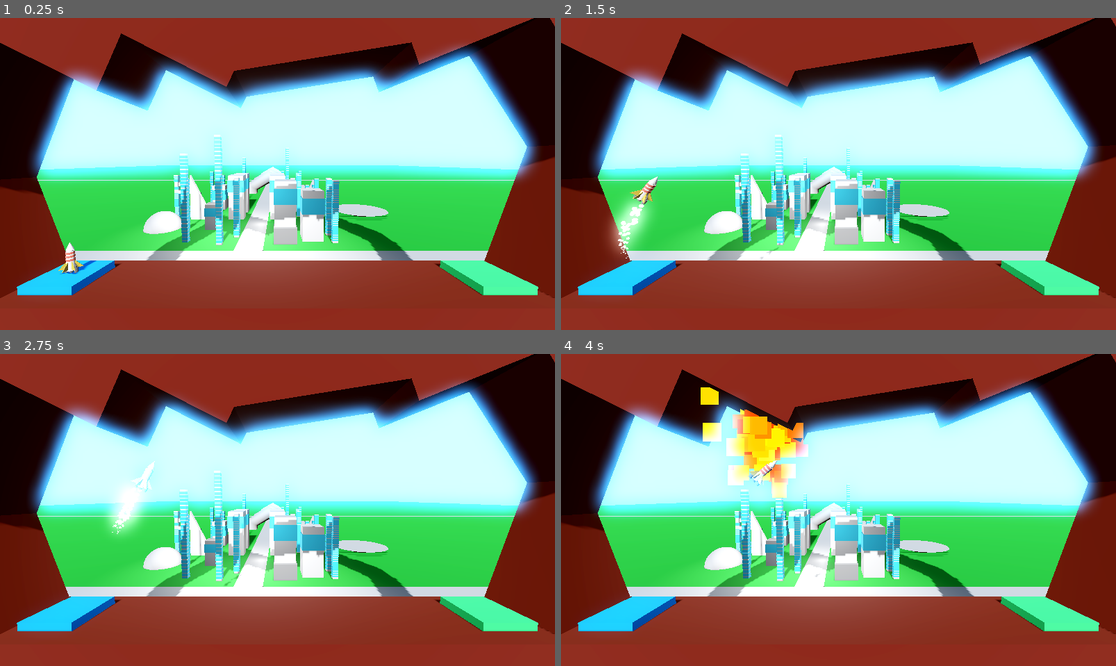
Above: before the commit, frames 1-4 (two rows, left to right).
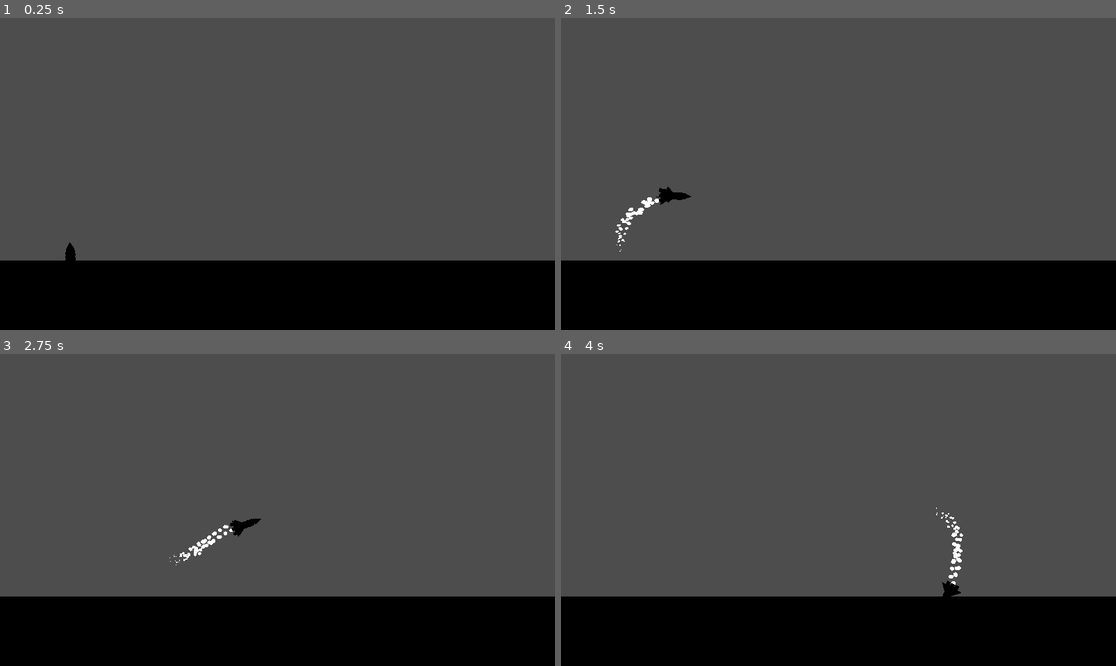
Above: after the commit, the same moments.

Repository: CharlExMachina/godot-3d-project-boost
Game: Godot game, scene res://level/level.tscn
Two runs of this game, one before a commit and one after it. Both use one fixed random seed, a clock stepped at 60 frames per second and the inputs below.
Inputs:
- Up to frame 1 (0.25 s): no input
- Up to frame 2 (1.5 s): tap Enter at 0.5 s; hold D (rotate_right) 0.53-1.28 s; hold Space (boost) 0.53-1.28 s; hold A (rotate_left) from 1.28 s (still down); tap Space (boost) at 1.35 s
- Up to frame 3 (2.75 s): release A (rotate_left) at 2.03 s; hold D (rotate_right) from 2.03 s (still down); hold Space (boost) from 2.03 s (still down)
- Up to frame 4 (4 s): release Space (boost) at 2.78 s; tap Space (boost) at 2.85 s; release D (rotate_right) at 3.53 s; hold A (rotate_left) from 3.53 s (still down); hold Space (boost) from 3.53 s (still down)

The runs differ from the first frame. In frame 1, 100% of the frame differs, in the area x 0-100%, y 0-100%; in frame 2, 100%; in frame 3, 100%; in frame 4, 100%.

Commit message:
Tweak player controls and remove old background

Diff:
--- a/level/level.tscn
+++ b/level/level.tscn
@@ -1,8 +1,7 @@
-[gd_scene load_steps=7 format=3 uid="uid://c0t28b6goculu"]
+[gd_scene load_steps=6 format=3 uid="uid://c0t28b6goculu"]
 
 [ext_resource type="Script" uid="uid://cr4jddhq3xj8e" path="res://level/landing_pad.gd" id="1_5gx2l"]
 [ext_resource type="PackedScene" uid="uid://d2o4en7045888" path="res://player.tscn" id="1_u52ul"]
-[ext_resource type="PackedScene" uid="uid://cyruqwsd5u74w" path="res://background.tscn" id="3_qohg2"]
 
 [sub_resource type="StandardMaterial3D" id="StandardMaterial3D_u52ul"]
 albedo_color = Color(0.030886, 0.47477, 0.958749, 1)
@@ -38,47 +37,5 @@
 size = Vector3(60, 8, 5)
 material = SubResource("StandardMaterial3D_5xgho")
 
-[node name="Wall" type="CSGBox3D" parent="Floor"]
-transform = Transform3D(0.953412, -0.301671, 0, 0.301671, 0.953412, 0, 0, 0, 1, -17.5379, 5.33083, 0)
-size = Vector3(4, 10, 4)
-material = SubResource("StandardMaterial3D_5xgho")
-
-[node name="Wall2" type="CSGBox3D" parent="Floor"]
-transform = Transform3D(0.911087, 0.412214, 0, -0.412214, 0.911087, 0, 0, 0, 1, -17.5379, 13.972, 0)
-size = Vector3(4, 10, 4)
-material = SubResource("StandardMaterial3D_5xgho")
-
-[node name="Wall3" type="CSGBox3D" parent="Floor"]
-transform = Transform3D(0.957284, 0.289149, 0, -0.289149, 0.957284, 0, 0, 0, 1, 18.3022, 8.26324, 0)
-size = Vector3(4, 10, 4)
-material = SubResource("StandardMaterial3D_5xgho")
-
-[node name="Wall4" type="CSGBox3D" parent="Floor"]
-transform = Transform3D(0.812613, -0.582804, 0, 0.582804, 0.812613, 0, 0, 0, 1, 17.084, 16.392, 0)
-size = Vector3(4, 10, 4)
-material = SubResource("StandardMaterial3D_5xgho")
-
-[node name="Wall5" type="CSGBox3D" parent="Floor"]
-transform = Transform3D(-0.370703, -0.928751, 0, 0.928751, -0.370703, 0, 0, 0, 1, 10.8796, 19.866, 0)
-size = Vector3(4, 10, 4)
-material = SubResource("StandardMaterial3D_5xgho")
-
-[node name="Ceiling" type="CSGBox3D" parent="Floor"]
-transform = Transform3D(-0.447104, 0.894482, 0, -0.894482, -0.447104, 0, 0, 0, 1, -12.5619, 18.9296, 0)
-size = Vector3(4, 10, 4)
-material = SubResource("StandardMaterial3D_5xgho")
-
-[node name="Ceiling2" type="CSGBox3D" parent="Floor"]
-transform = Transform3D(-0.447104, 0.894482, 0, -0.894482, -0.447104, 0, 0, 0, 1, -6.10671, 19.1036, 0)
-size = Vector3(4, 10, 4)
-material = SubResource("StandardMaterial3D_5xgho")
-
-[node name="Ceiling3" type="CSGBox3D" parent="Floor"]
-transform = Transform3D(0.153417, 0.988162, 0, -0.988162, 0.153417, 0, 0, 0, 1, 2.16286, 18.5442, 0)
-size = Vector3(4, 10, 4)
-material = SubResource("StandardMaterial3D_5xgho")
-
 [node name="Player" parent="." instance=ExtResource("1_u52ul")]
 transform = Transform3D(1, 0, 0, 0, 1, 0, 0, 0, 1, -12.8796, 1.5, 0)
-
-[node name="Background" parent="." instance=ExtResource("3_qohg2")]
--- a/level/level_2.tscn
+++ b/level/level_2.tscn
@@ -1,8 +1,7 @@
-[gd_scene load_steps=9 format=3 uid="uid://c61gvpt0am50f"]
+[gd_scene load_steps=8 format=3 uid="uid://c61gvpt0am50f"]
 
 [ext_resource type="Script" uid="uid://cr4jddhq3xj8e" path="res://level/landing_pad.gd" id="1_lo0xd"]
 [ext_resource type="PackedScene" uid="uid://d2o4en7045888" path="res://player.tscn" id="2_oc35s"]
-[ext_resource type="PackedScene" uid="uid://cyruqwsd5u74w" path="res://background.tscn" id="3_oc35s"]
 
 [sub_resource type="StandardMaterial3D" id="StandardMaterial3D_u52ul"]
 albedo_color = Color(0.030886, 0.47477, 0.958749, 1)
@@ -58,5 +57,3 @@
 
 [node name="Player" parent="." instance=ExtResource("2_oc35s")]
 transform = Transform3D(1, 0, 0, 0, 1, 0, 0, 0, 1, -12.8796, 1.5, 0)
-
-[node name="Background" parent="." instance=ExtResource("3_oc35s")]
--- a/level/level_3.tscn
+++ b/level/level_3.tscn
@@ -1,8 +1,7 @@
-[gd_scene load_steps=9 format=3 uid="uid://8xxu6n1dfdqi"]
+[gd_scene load_steps=8 format=3 uid="uid://8xxu6n1dfdqi"]
 
 [ext_resource type="Script" uid="uid://cr4jddhq3xj8e" path="res://level/landing_pad.gd" id="1_octfv"]
 [ext_resource type="PackedScene" uid="uid://d2o4en7045888" path="res://player.tscn" id="2_ypwww"]
-[ext_resource type="PackedScene" uid="uid://cyruqwsd5u74w" path="res://background.tscn" id="3_ypwww"]
 
 [sub_resource type="StandardMaterial3D" id="StandardMaterial3D_u52ul"]
 albedo_color = Color(0.030886, 0.47477, 0.958749, 1)
@@ -70,6 +69,3 @@
 
 [node name="Player" parent="." instance=ExtResource("2_ypwww")]
 transform = Transform3D(1, 0, 0, 0, 1, 0, 0, 0, 1, -12.8796, 1.5, 0)
-
-[node name="Background" parent="." instance=ExtResource("3_ypwww")]
-transform = Transform3D(1, 0, 0, 0, 1, 0, 0, 0, 1, 4.99037, 0, 0)
--- a/level/level_4.tscn
+++ b/level/level_4.tscn
@@ -1,9 +1,8 @@
-[gd_scene load_steps=8 format=3 uid="uid://ceq8kn2om8ggv"]
+[gd_scene load_steps=7 format=3 uid="uid://ceq8kn2om8ggv"]
 
 [ext_resource type="Script" uid="uid://cr4jddhq3xj8e" path="res://level/landing_pad.gd" id="1_klklu"]
 [ext_resource type="PackedScene" uid="uid://d2o4en7045888" path="res://player.tscn" id="2_2loia"]
 [ext_resource type="PackedScene" uid="uid://jvwsxhamguvp" path="res://moving_hazard.tscn" id="3_2loia"]
-[ext_resource type="PackedScene" uid="uid://cyruqwsd5u74w" path="res://background.tscn" id="4_t4xmy"]
 
 [sub_resource type="StandardMaterial3D" id="StandardMaterial3D_u52ul"]
 albedo_color = Color(0.030886, 0.47477, 0.958749, 1)
@@ -47,6 +46,3 @@
 destination = Vector3(0, 2, 0)
 duration = 2.0
 time_between_positions = 0.5
-
-[node name="Background" parent="." instance=ExtResource("4_t4xmy")]
-transform = Transform3D(0.974008, 0, 0.226515, 0, 1, 0, -0.226515, 0, 0.974008, 0, 0, 0)
--- a/player.tscn
+++ b/player.tscn
@@ -63,7 +63,8 @@
 linear_damp = 1.0
 angular_damp = 3.0
 script = ExtResource("1_4flbx")
-thrust = 1500.0
+thrust = 1600.0
+torque = 230.0
 metadata/_edit_group_ = true
 
 [node name="MeshInstance3D" type="MeshInstance3D" parent="."]
